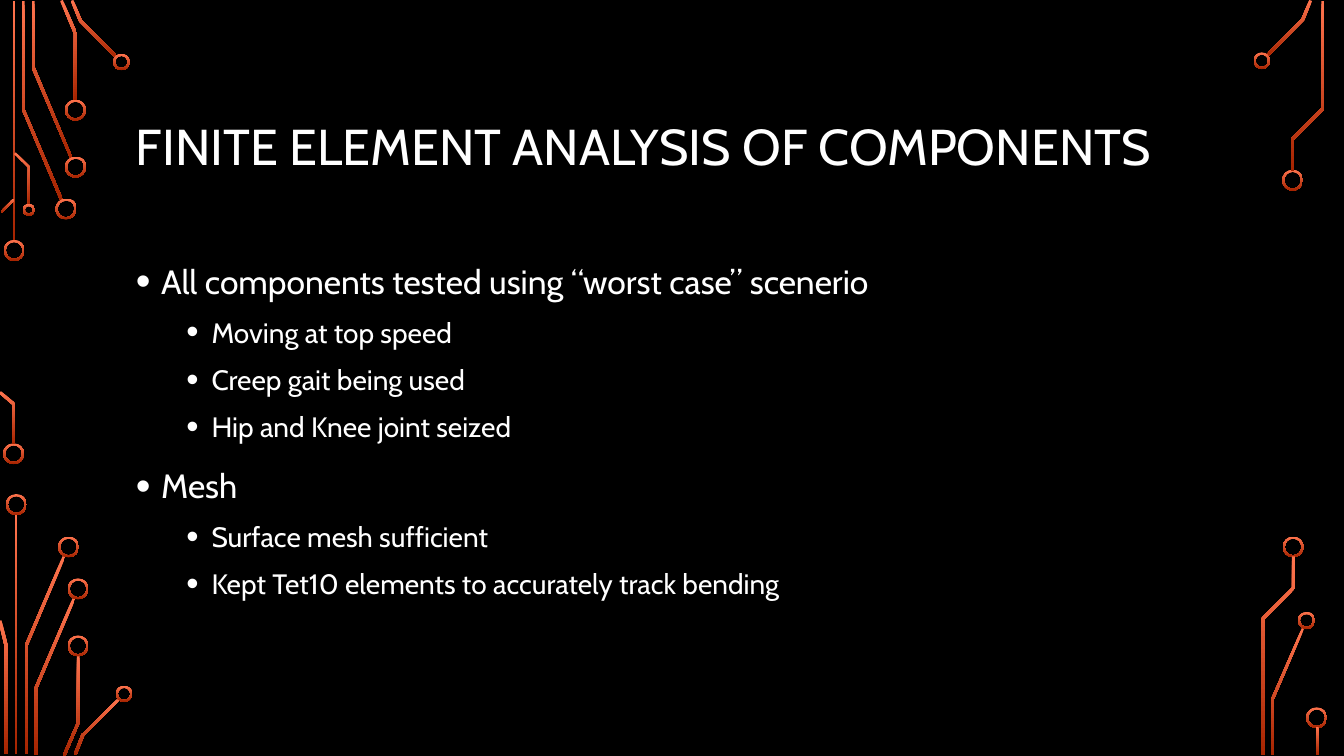
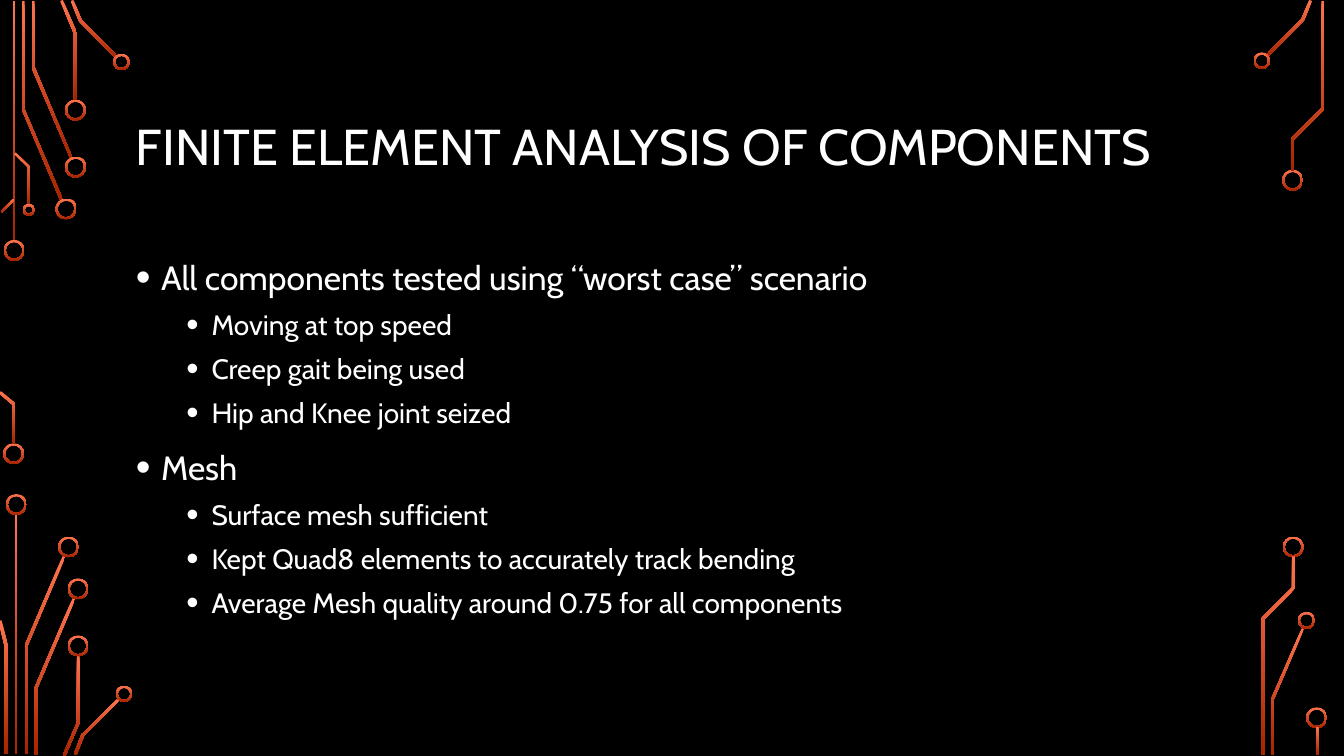
Before and after one commit to Logiant/AgileRoboticControls, a slide deck: slide 24 of Documentation/Presentation/Design Presentation/Design Presentation.pptx. Drawn at 1344x756 pixels with LibreOffice and Linux fonts; fonts in the diff are those of the drawing; background and template pictures are left out. Boxes give left, top, right and bottom in pixels: in the first picture for what was removed or moved away, otherwise in the second. Text is boxed around its words. In the diff, an @@ line names an element or a change of style, - is before the commit and + after.

Commit message:
Updated Presentation
Couple of corrections is all

```diff
--- a/Documentation/Presentation/Design Presentation/Design Presentation.pptx
+++ b/Documentation/Presentation/Design Presentation/Design Presentation.pptx
@@ text at [161, 264, 867, 298]: text changed @@
-• All components tested using “worst case” scenerio
+• All components tested using “worst case” scenario
@@ text at [161, 314, 511, 526]: line spacing 1.2 to 1.1 @@
@@ text at [212, 548, 842, 620]: text changed @@
-  • Kept Tet10 elements to accurately track bending
+  • Kept Quad8 elements to accurately track bending
+  • Average Mesh quality around 0.75 for all components
```
